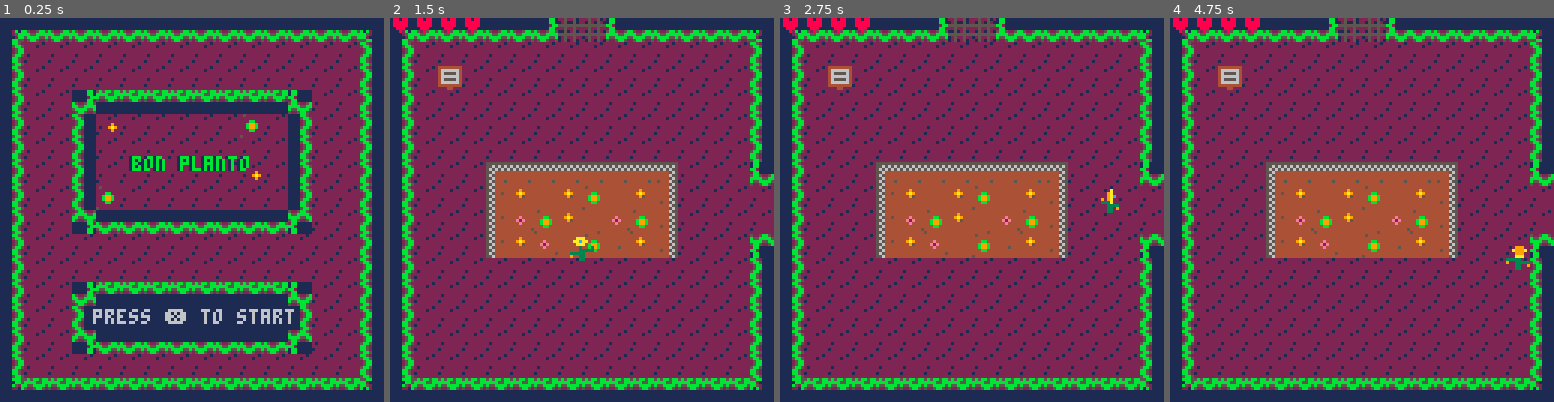
Above: before the commit, frames 1-4 (left to right).
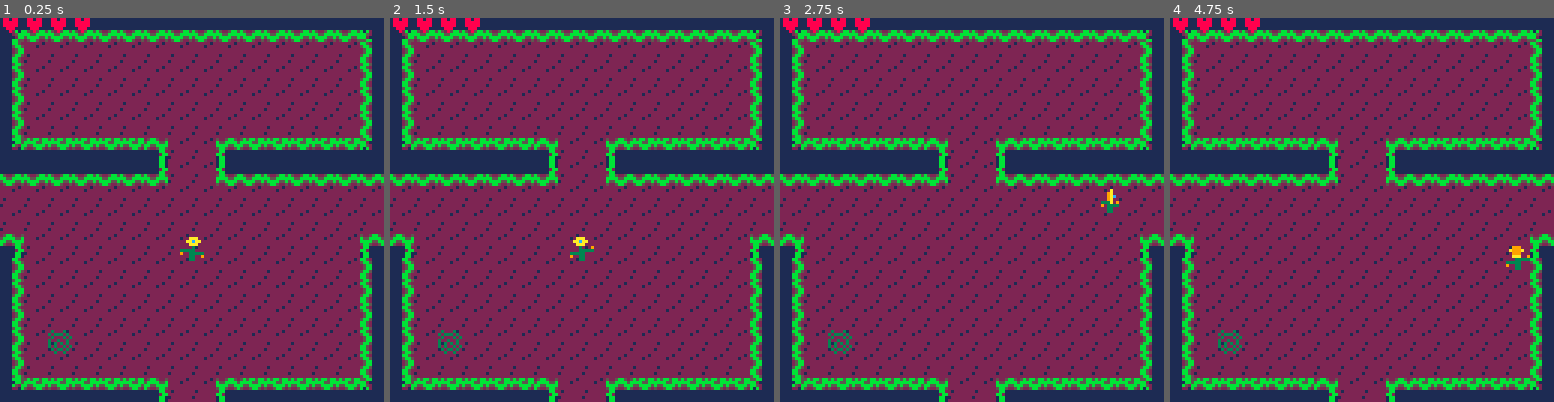
Above: after the commit, the same moments.

Repository: acwright/PICO-8
Game: PICO-8 cartridge ldjam/ldjam.p8
Two runs of this game, one before a commit and one after it. Both use one fixed random seed, a clock stepped at 60 frames per second and the inputs below.
Inputs:
- Up to frame 1 (0.25 s): no input
- Up to frame 2 (1.5 s): tap X (X key) at 0.33, 1.07 s; tap O (Z key) at 0.7 s
- Up to frame 3 (2.75 s): hold Right 1.6-2.1 s; tap O (Z key) at 1.7, 2.1, 2.5 s; tap X (X key) at 1.85 s; hold Up 2.15-2.42 s; hold Right from 2.47 s (still down)
- Up to frame 4 (4.75 s): tap O (Z key) every 0.4 s from 2.9 to 4.5 s; tap X (X key) at 2.97, 4.08 s; release Right at 3.03 s; hold Left 3.08-3.58 s; hold Down 3.63-3.97 s; hold Right 4.02-4.68 s; hold Up from 4.73 s (still down)

The runs differ from the first frame. In frame 1, 32% of the frame differs, in the area x 0-100%, y 0-100%; in frame 2, 23%; in frame 3, 23%; in frame 4, 23%.

Commit message:
added random items to level 1

Diff:
--- a/ldjam/ldjam.p8
+++ b/ldjam/ldjam.p8
@@ -7,7 +7,8 @@
 function _init()
 	game={}
 	music(1)
-	init_menu()
+	-- init_menu()
+	init_game()
 end
 
 function _update60()
@@ -64,7 +65,7 @@
 
 function init_game()
 	rooms=init_rooms()
-	room=rooms[5]
+	room=rooms[15]
 
 	player=init_player()
 	game.update=update_game
@@ -630,7 +631,7 @@
 			--damage
 			local wave=hit(self,3)
 			if (hit(self,3)) self.health-=1 del(room.items,wave)
-			if (self.health<=0) del(room.items,self)
+			if (self.health<=0) del(room.items,self) room:unlock()
 
 			-- sprite_timer
 			if (self.sprite_timer<=0) self.sprite_timer=timer self.sprite_frame+=1
@@ -857,16 +858,29 @@
 		init_item(15,7,19),
 		init_item(15,8,19),
 		init_item(15,9,19),
+		init_item(1,8,8),
+		init_item(1,8,8),
+		init_item(14,8,8),
+		init_enemy(2,2,56,1),
 		init_up_elevator(21)
 	})
 	local room_1=init_room(12,{nil,nil,nil,3},{
-		init_item(7,7,39)
-	})
-	local room_2=init_room(3,{nil,nil,0,4},{})
+		init_item(7,7,39),
+		init_item(6,14,10),
+		init_item(9,14,10)
+	})
+	local room_2=init_room(3,{nil,nil,0,4},{
+		init_enemy(3,14,56,1),
+		init_item(3,9,9),
+		init_item(4,9,9)
+	})
 	local room_3=init_room(3,{nil,nil,1,7},{
 		init_item(7,0,6),
 		init_item(8,0,7),
-		init_item(2,2,38)
+		init_item(2,2,38),
+		init_item(2,2,38),
+		init_item(2,13,9),
+		init_item(13,13,12)
 	})
 	local room_4=init_room(9,{nil,5,2,nil},{
 		init_item(7,0,6),
@@ -877,18 +891,38 @@
 	local room_5=init_room(2,{4,6,nil,nil},{
 		init_item(7,5,6),
 		init_item(8,5,7),
+		init_item(13,2,11,true),
 		init_item(13,13,38)
 	})
-	local room_6=init_room(2,{5,7,nil,nil},{})
-	local room_7=init_room(6,{6,8,3,nil},{})
+	local room_6=init_room(2,{5,7,nil,nil},{
+		init_item(2,2,9)
+	})
+	local room_7=init_room(6,{6,8,3,nil},{
+		init_item(13,2,11,true),
+		init_item(13,13,9)
+	})
 	local room_8=init_room(8,{7,nil,nil,9},{})
-	local room_9=init_room(7,{nil,10,8,16},{})
-	local room_10=init_room(2,{9,11,nil,nil},{})
-	local room_11=init_room(14,{10,nil,nil,nil},{})
+	local room_9=init_room(7,{nil,10,8,16},{
+		init_item(2,13,9)
+	})
+	local room_10=init_room(2,{9,11,nil,nil},{
+		init_item(15,7,6),
+		init_item(15,8,7),
+		init_item(2,2,38)
+	})
+	local room_11=init_room(14,{10,nil,nil,nil},{
+		init_enemy(13,13,64,2)
+	})
 	local room_12=init_room(11,{nil,13,nil,17},{})
-	local room_13=init_room(4,{12,14,nil,18},{})
-	local room_14=init_room(4,{13,15,nil,19},{})
-	local room_15=init_room(4,{14,16,nil,20},{})
+	local room_13=init_room(4,{12,14,nil,18},{
+		init_item(2,13,9)
+	})
+	local room_14=init_room(4,{13,15,nil,19},{
+		init_item(2,13,9)
+	})
+	local room_15=init_room(4,{14,16,nil,20},{
+		init_item(2,2,8)
+	})
 	local room_16=init_room(10,{15,nil,9,nil},{})
 	local room_17=init_room(13,{nil,nil,12,nil},{})
 	local room_18=init_room(13,{nil,nil,13,nil},{
@@ -898,7 +932,10 @@
 		init_item(7,7,39)
 	})
 	local room_19=init_room(13,{nil,nil,14,nil},{})
-	local room_20=init_room(13,{nil,nil,15,nil},{})
+	local room_20=init_room(13,{nil,nil,15,nil},{
+		init_item(13,7,11,true),
+		init_item(12,8,11,true)
+	})
 
 	--level 2
 
@@ -1632,7 +1669,7 @@
 22222222122222221222222212222222122222221222222212222222122222225654444444444444444444454444444444444444444444444444444444444655
 52222222222222222222222222222222222222222222222222222222222222225564444444444444444444444444444454444444444444444444444444444565
 __gff__
-0002020202020a0a02020202020808080202000202020a0a0000000000000000800202020000044000000000000000001010101010101010010101010101010101010101010101010101010101010101010101010101010101010101010101010101010101010101010101010101010101010101010101010101010101010101
+0002020202020a0a02020202010808080202000202020a0a0000000000000000800202020000044000000000000000001010101010101010010101010101010101010101010101010101010101010101010101010101010101010101010101010101010101010101010101010101010101010101010101010101010101010101
 0000000000002000202020202020202000000000000000002020202020202020000000000000000020202020202020202000000000000000202020202020202000000000000000000000000000000000000000000000000000000000000000000000000000000000000000000000000000000000000000000000000000000000
 __map__
 0102020202020412120502020202020301020202020204121205020202020203010202020202020202020202020202030102020202031112121301020202020301020202020202020202020202020203010202020202041212130102020202030102020202020412120502020202020301020202020311121205020202020203
